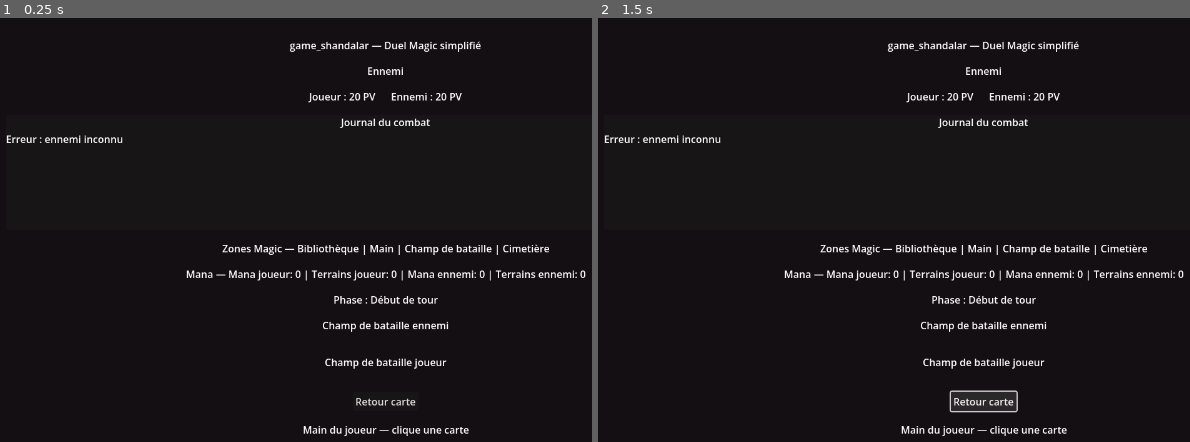
Above: before the commit, frames 1-2 (left to right).
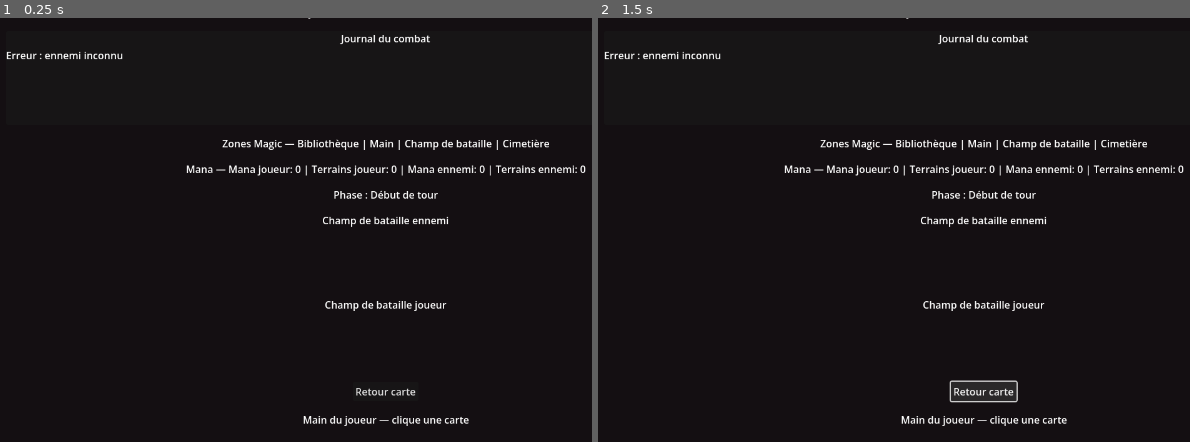
Above: after the commit, the same moments.

Repository: ludowww/game_shandalar
Game: Godot game, scene res://scenes/battle/BattleScene.tscn
The game is run twice, just before and just after one commit, with the same random seed, the same clock (stepped at 60 frames per second) and the same inputs. This scene is started directly instead of the project's main scene.
Inputs:
- Up to frame 1 (0.25 s): no input
- Up to frame 2 (1.5 s): click "Retour carte" at 0.5 s; tap Enter at 1.25 s; hold Right (move_right) from 1.28 s (still down)

The runs differ from the first frame. In frame 1, 5.4% of the frame differs, in the area x 1-99%, y 0-99%; in frame 2, 5.9%.

Commit message:
fix: preserve combat log and stabilize battle layout

Diff:
--- a/scenes/battle/BattleScene.tscn
+++ b/scenes/battle/BattleScene.tscn
@@ -64,7 +64,7 @@
 
 [node name="LogPanel" type="PanelContainer" parent="RootMargin/VBox"]
 layout_mode = 2
-size_flags_vertical = 3
+custom_minimum_size = Vector2(0, 150)
 
 [node name="LogVBox" type="VBoxContainer" parent="RootMargin/VBox/LogPanel"]
 layout_mode = 2
@@ -78,7 +78,6 @@
 unique_name_in_owner = true
 layout_mode = 2
 custom_minimum_size = Vector2(0, 120)
-size_flags_vertical = 3
 horizontal_scroll_mode = 0
 vertical_scroll_mode = 1
 
@@ -116,9 +115,17 @@
 text = "Champ de bataille ennemi"
 horizontal_alignment = 1
 
-[node name="EnemyBattlefieldContainer" type="HBoxContainer" parent="RootMargin/VBox"]
+[node name="EnemyBattlefieldScroll" type="ScrollContainer" parent="RootMargin/VBox"]
+layout_mode = 2
+custom_minimum_size = Vector2(0, 76)
+size_flags_horizontal = 3
+horizontal_scroll_mode = 1
+vertical_scroll_mode = 0
+
+[node name="EnemyBattlefieldContainer" type="HBoxContainer" parent="RootMargin/VBox/EnemyBattlefieldScroll"]
 unique_name_in_owner = true
 layout_mode = 2
+size_flags_horizontal = 3
 theme_override_constants/separation = 12
 alignment = 1
 
@@ -127,9 +134,17 @@
 text = "Champ de bataille joueur"
 horizontal_alignment = 1
 
-[node name="PlayerBattlefieldContainer" type="HBoxContainer" parent="RootMargin/VBox"]
+[node name="PlayerBattlefieldScroll" type="ScrollContainer" parent="RootMargin/VBox"]
+layout_mode = 2
+custom_minimum_size = Vector2(0, 76)
+size_flags_horizontal = 3
+horizontal_scroll_mode = 1
+vertical_scroll_mode = 0
+
+[node name="PlayerBattlefieldContainer" type="HBoxContainer" parent="RootMargin/VBox/PlayerBattlefieldScroll"]
 unique_name_in_owner = true
 layout_mode = 2
+size_flags_horizontal = 3
 theme_override_constants/separation = 12
 alignment = 1
 
@@ -155,6 +170,7 @@
 
 [node name="HandScroll" type="ScrollContainer" parent="RootMargin/VBox"]
 layout_mode = 2
+custom_minimum_size = Vector2(0, 150)
 size_flags_horizontal = 3
 horizontal_scroll_mode = 1
 vertical_scroll_mode = 0
--- a/scripts/battle/BattleController.gd
+++ b/scripts/battle/BattleController.gd
@@ -57,7 +57,7 @@
 
 	var enemy_data: Dictionary = enemies_by_id.get(enemy_id, {})
 	if enemy_data.is_empty():
-		log_label.text = "Erreur : ennemi inconnu %s" % enemy_id
+		append_log("Erreur : ennemi inconnu %s" % enemy_id, true)
 		show_battle_end_actions()
 		return
 
@@ -68,7 +68,7 @@
 
 	player.setup("Joueur", GameState.player_life, player_deck_ids)
 	enemy.setup(str(enemy_data.get("name", enemy_id)), int(enemy_data.get("life", 10)), decks.get(str(enemy_data.get("deck_id", "")), []))
-	log_label.text = "Combat contre %s" % enemy.name
+	append_log("Combat contre %s" % enemy.name, true)
 	begin_player_turn()
 	refresh_ui()
 
@@ -84,6 +84,14 @@
 		result[str(enemy_data.get("id", ""))] = enemy_data
 	return result
 
+
+func append_log(message: String, replace := false) -> void:
+	if replace or log_label.text == "":
+		log_label.text = message
+	else:
+		log_label.text += "\n" + message
+	scroll_log_to_bottom.call_deferred()
+
 func set_phase(phase_name: String) -> void:
 	current_phase = phase_name
 	if phase_label != null:
@@ -91,15 +99,15 @@
 
 func begin_player_turn() -> void:
 	set_phase(PHASE_BEGIN)
-	log_label.text += "\nDébut de tour joueur."
+	append_log("Début de tour joueur.")
 	set_phase(PHASE_UNTAP)
 	player.start_turn_resources()
-	log_label.text += "\nDégagement / reset ressources : mana disponible %d." % player.current_mana
+	append_log("Dégagement / reset ressources : mana disponible %d." % player.current_mana)
 	set_phase(PHASE_DRAW)
 	draw_player_card()
-	log_label.text += "\nPioche : tu pioches une carte."
+	append_log("Pioche : tu pioches une carte.")
 	set_phase(PHASE_MAIN)
-	log_label.text += "\nPhase principale : joue un terrain ou une carte avec ton mana."
+	append_log("Phase principale : joue un terrain ou une carte avec ton mana.")
 
 func play_player_card(card_index: int) -> void:
 	if battle_finished_state:
@@ -108,11 +116,11 @@
 	set_phase(PHASE_MAIN)
 	var card = player.play_card(card_index, card_database, enemy)
 	if card == null:
-		log_label.text = "Phase principale : Mana insuffisant ou terrain déjà joué."
+		append_log("Phase principale : Mana insuffisant ou terrain déjà joué.")
 		refresh_ui()
 		return
 
-	log_label.text = "Phase principale : tu joues %s." % str(card.get("name", "Carte"))
+	append_log("Phase principale : tu joues %s." % str(card.get("name", "Carte")))
 	if check_battle_end():
 		refresh_ui()
 		return
@@ -123,12 +131,12 @@
 	if battle_finished_state:
 		return
 
-	log_label.text = "Tu termines ta phase principale."
+	append_log("Tu termines ta phase principale.")
 	if resolve_player_combat_step():
 		refresh_ui()
 		return
 	set_phase(PHASE_END)
-	log_label.text += "\nFin de tour joueur."
+	append_log("Fin de tour joueur.")
 	enemy_turn()
 	if not battle_finished_state:
 		begin_player_turn()
@@ -136,7 +144,7 @@
 
 func resolve_player_combat_step() -> bool:
 	set_phase(PHASE_COMBAT)
-	log_label.text += "\nCombat automatique : tes créatures attaquent."
+	append_log("Combat automatique : tes créatures attaquent.")
 	resolve_creature_attack(player, enemy, "Tes")
 	player.ready_creatures_for_next_turn()
 	return check_battle_end()
@@ -146,33 +154,33 @@
 
 func enemy_turn() -> void:
 	set_phase(PHASE_BEGIN)
-	log_label.text += "\nDébut de tour ennemi."
+	append_log("Début de tour ennemi.")
 	set_phase(PHASE_UNTAP)
 	enemy.start_turn_resources()
-	log_label.text += "\n%s prépare son mana disponible (%d)." % [enemy.name, enemy.current_mana]
+	append_log("%s prépare son mana disponible (%d)." % [enemy.name, enemy.current_mana])
 	set_phase(PHASE_DRAW)
 	enemy.draw_card()
-	log_label.text += "\n%s pioche." % enemy.name
+	append_log("%s pioche." % enemy.name)
 	set_phase(PHASE_MAIN)
 	var card_index := ai.choose_card_index(enemy, card_database)
 	if card_index == -1:
-		log_label.text += "\n%s ne peut pas jouer." % enemy.name
+		append_log("%s ne peut pas jouer." % enemy.name)
 	else:
 		var card = enemy.play_card(card_index, card_database, player)
 		if card != null:
-			log_label.text += "\n%s joue %s." % [enemy.name, str(card.get("name", "Carte"))]
+			append_log("%s joue %s." % [enemy.name, str(card.get("name", "Carte"))])
 	set_phase(PHASE_COMBAT)
-	log_label.text += "\nCombat automatique : les créatures ennemies attaquent."
+	append_log("Combat automatique : les créatures ennemies attaquent.")
 	resolve_creature_attack(enemy, player, enemy.name)
 	enemy.ready_creatures_for_next_turn()
 	check_battle_end()
 	set_phase(PHASE_END)
-	log_label.text += "\nFin de tour ennemi."
+	append_log("Fin de tour ennemi.")
 
 func resolve_creature_attack(attacker, defender, attacker_label: String) -> void:
 	var damage: int = attacker.attack_with_creatures(defender)
 	if damage > 0:
-		log_label.text += "\n%s %s pour %d." % [attacker_label, ATTACK_LOG_TEXT, damage]
+		append_log("%s %s pour %d." % [attacker_label, ATTACK_LOG_TEXT, damage])
 
 func check_battle_end() -> bool:
 	if enemy.is_dead():
@@ -183,9 +191,9 @@
 		if is_current_enemy_boss():
 			GameState.pending_reward_pool = ""
 			GameState.finish_run(true)
-			log_label.text += "\nVictoire finale."
+			append_log("Victoire finale.")
 		else:
-			log_label.text += "\nVictoire."
+			append_log("Victoire.")
 		show_battle_end_actions()
 		return true
 	if player.is_dead():
@@ -193,7 +201,7 @@
 		GameState.last_battle_won = false
 		GameState.player_life = 0
 		GameState.finish_run(false)
-		log_label.text += "\nDéfaite."
+		append_log("Défaite.")
 		show_battle_end_actions()
 		return true
 	return false
Not shown, added: tests/test_battle_ui_stability_static.py
Not shown, changed: tests/test_pass_turn_static.py
